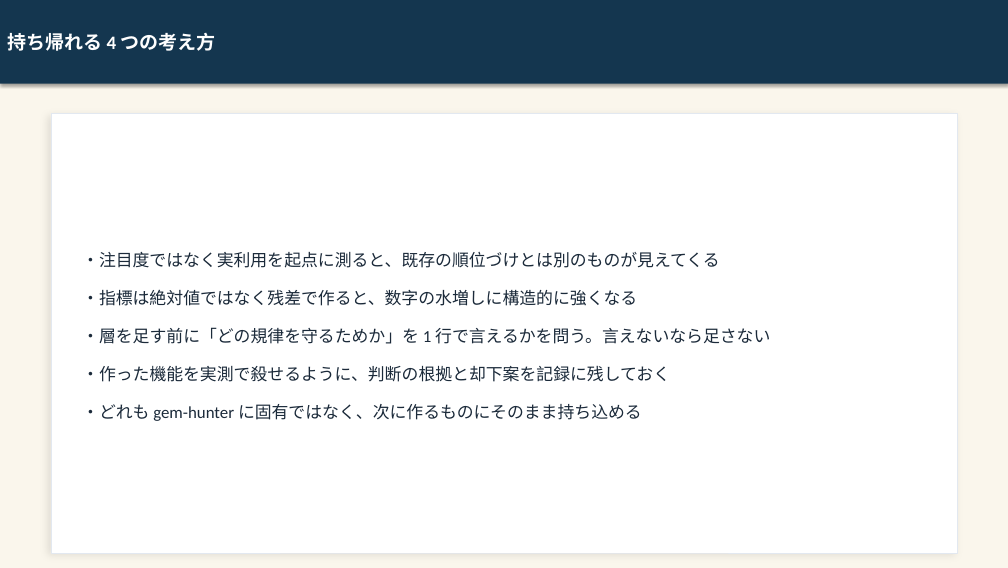
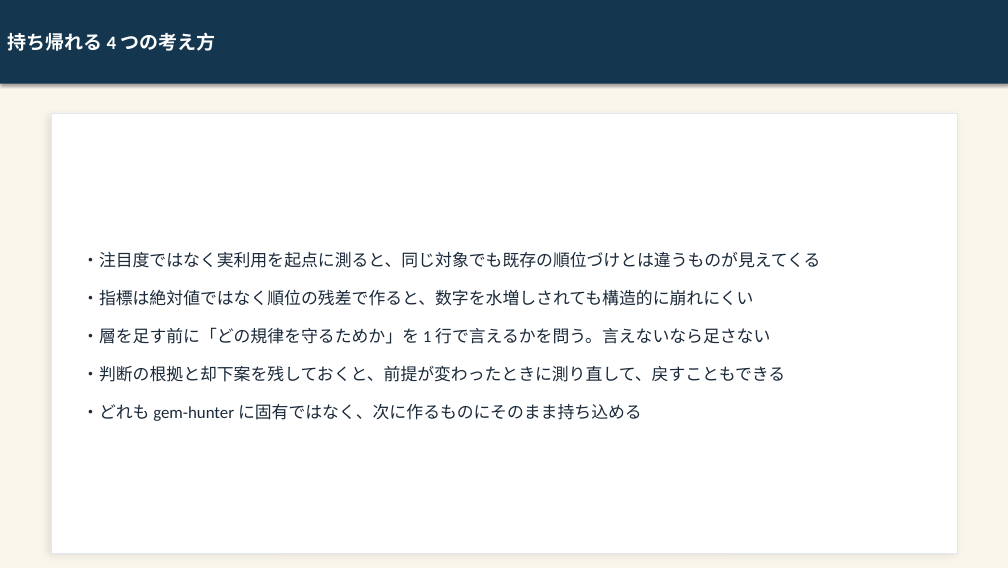
Before and after one commit to kai-kou/gem-hunter, a slide deck: slide 21 of content/slides/project-explanation-20260822/output/gem-hunter_text.pptx (slide 19 before the commit). Drawn at 1008x568 pixels with LibreOffice and Linux fonts; fonts in the diff are those of the drawing. Boxes give left, top, right and bottom in pixels: in the first picture for what was removed or moved away, otherwise in the second. Text is boxed around its words. In the diff, an @@ line names an element or a change of style, - is before the commit and + after.

```diff
--- a/content/slides/project-explanation-20260822/output/gem-hunter_text.pptx
+++ b/content/slides/project-explanation-20260822/output/gem-hunter_text.pptx
@@ text at box(82, 252, 820, 306): text changed @@
-・注目度ではなく実利用を起点に測ると、既存の順位づけとは別のものが見えてくる
-・指標は絶対値ではなく残差で作ると、数字の水増しに構造的に強くなる
+・注目度ではなく実利用を起点に測ると、同じ対象でも既存の順位づけとは違うものが見えてくる
+・指標は絶対値ではなく順位の残差で作ると、数字を水増しされても構造的に崩れにくい
@@ text at box(82, 365, 785, 382): text changed @@
-・作った機能を実測で殺せるように、判断の根拠と却下案を記録に残しておく
+・判断の根拠と却下案を残しておくと、前提が変わったときに測り直して、戻すこともできる
```
Also in this commit, not shown: 11 other slides changed, 2 slides added, 4 other files.
